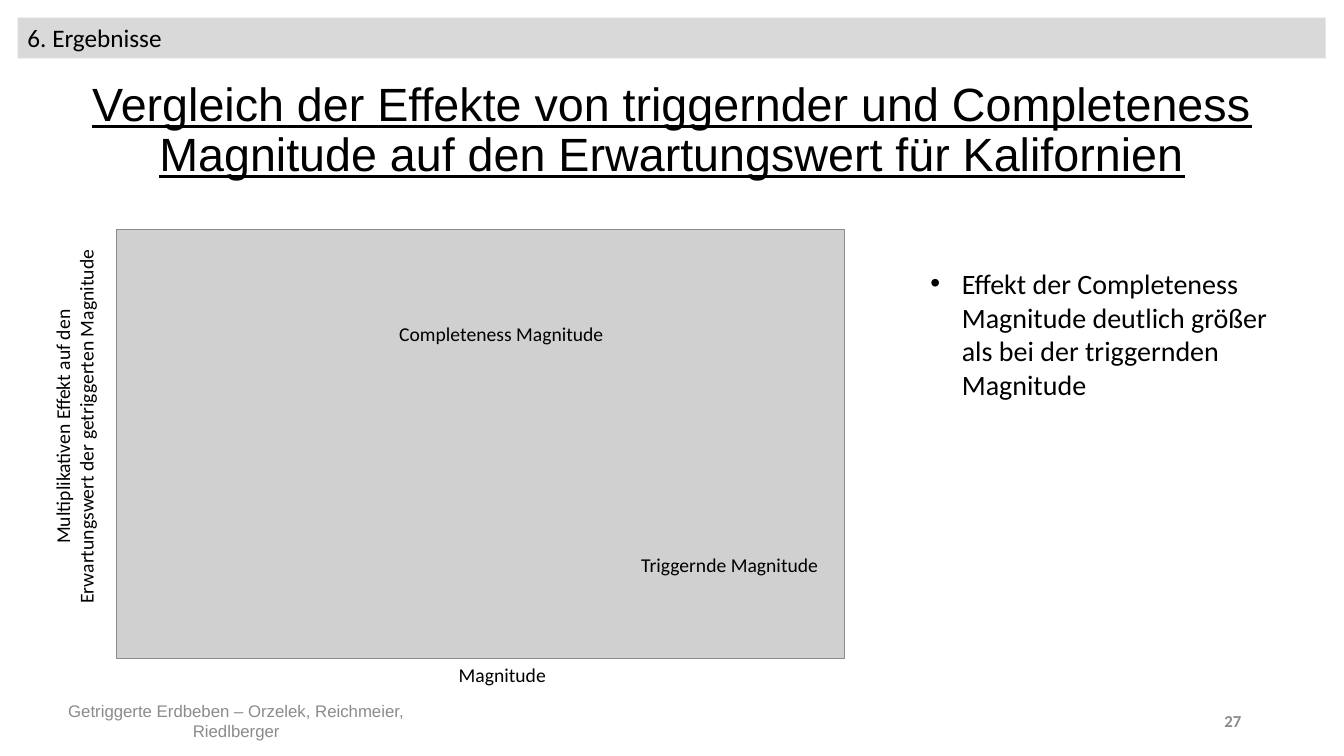
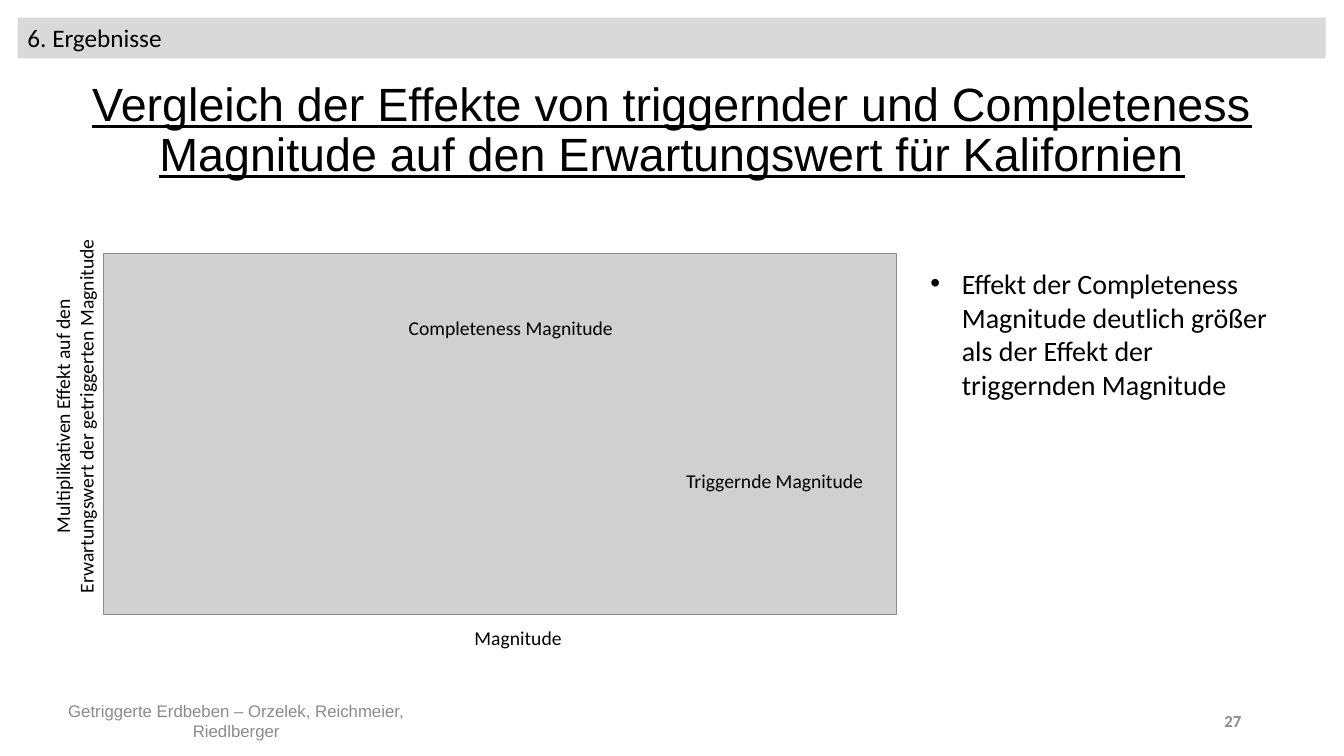
Before and after one commit to Kati77/Praktikum-Erdbeben, a slide deck: slide 27 of pp - AbschlusspräsentationX.pptx. Drawn at 1344x756 pixels with LibreOffice and Linux fonts; fonts in the diff are those of the drawing; grey boxes stand for pictures. Boxes give left, top, right and bottom in pixels: in the first picture for what was removed or moved away, otherwise in the second. Text is boxed around its words. In the diff, an @@ line names an element or a change of style, - is before the commit and + after.

```diff
--- a/pp - AbschlusspräsentationX.pptx
+++ b/pp - AbschlusspräsentationX.pptx
@@ text "Multiplikativen Effekt auf den Erwartungswert ..." moved from (x1=51, y1=258, x2=99, y2=600) to (x1=51, y1=247, x2=99, y2=589) @@
@@ picture resized from (x1=117, y1=230, x2=845, y2=659) to (x1=103, y1=254, x2=896, y2=615) @@
@@ text at (x1=962, y1=274, x2=1267, y2=400): text changed @@
-• Effekt der Completeness Magnitude deutlich größer als bei der triggernden Magnitude
+• Effekt der Completeness Magnitude deutlich größer als der Effekt der triggernden Magnitude
@@ text "Completeness Magnitude" moved from (x1=399, y1=327, x2=603, y2=345) to (x1=409, y1=321, x2=613, y2=339) @@
@@ text "Triggernde Magnitude" moved from (x1=641, y1=558, x2=818, y2=576) to (x1=686, y1=474, x2=863, y2=492) @@
@@ text "Magnitude" moved from (x1=459, y1=668, x2=546, y2=686) to (x1=474, y1=631, x2=561, y2=649) @@
```
Also in this commit, not shown: 14 other slides changed, 1 slide removed, 1 other file.
